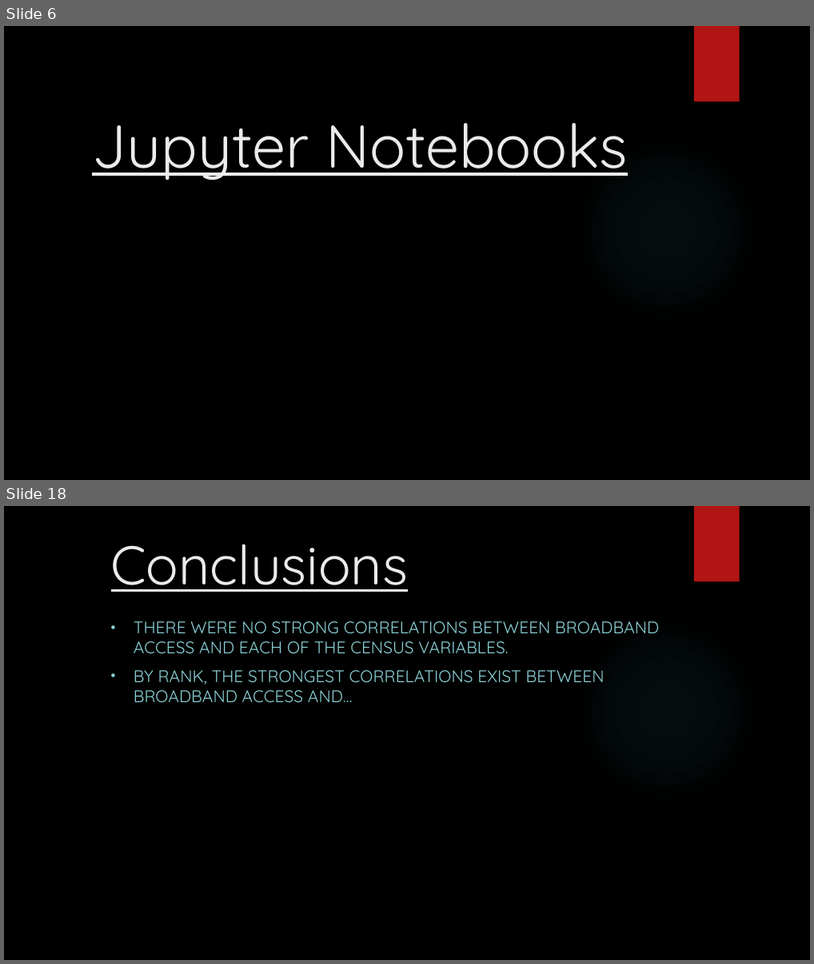
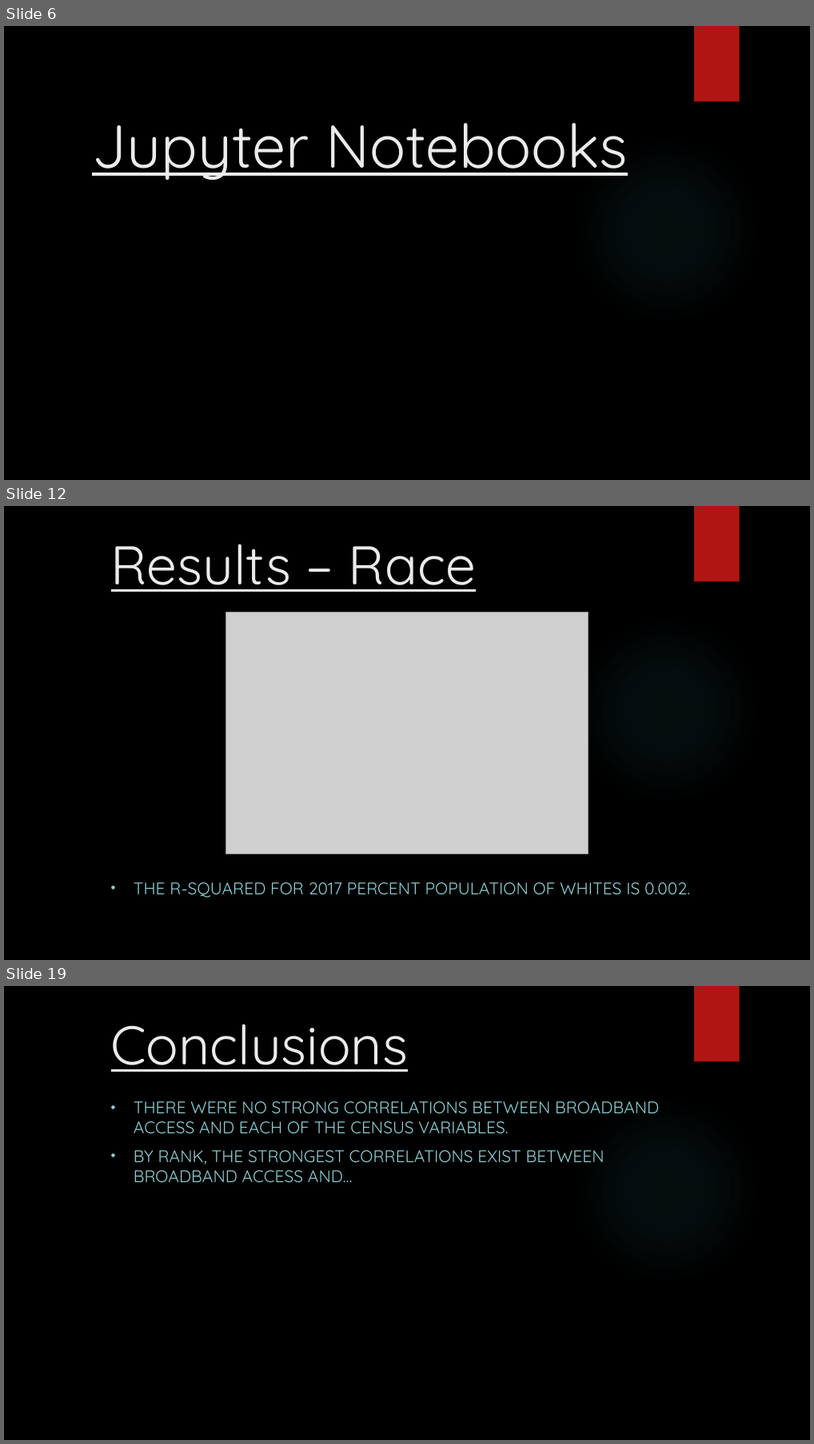
Before and after one commit to Falcon-d/Project-1-Broadband-Access, a slide deck: Project 1 Deck.pptx. Shown one above the other, each under a label of ours: slides 6 and 18 before the commit, slides 6, 12 and 19 after it; the slides between them are not shown. The pictures are 814x964 and 814x1444 pixels, drawn with LibreOffice and Linux fonts; fonts in the diff are those of the drawing; grey boxes stand for pictures; background and template pictures are left out. Boxes give left, top, right and bottom in pixels: in the first picture for what was removed or moved away, otherwise in the second. Text is boxed around its words. In the diff, an @@ line names an element or a change of style, - is before the commit and + after.

Commit message:
added r-squared values to presentation

```diff
--- a/Project 1 Deck.pptx
+++ b/Project 1 Deck.pptx
@@ slide 12 added at [4,506,810,960], background picture (left out); not listed: 2 template elements that a slide beside it also shows @@
@@ title added at [111,544,477,592], 64.8 pt, text #EBEBEB, underline @@
+Results – Race
@@ picture added at [226,612,589,854] @@
@@ subtitle added at [134,882,690,897], 20 pt, text #8AD0D6 @@
+• THE R-SQUARED FOR 2017 PERCENT POPULATION OF WHITES IS 0.002.
@@ what was slide 18 is now slide 19 @@
```
Also in this commit, not shown: 12 slides changed, 32 other files.
